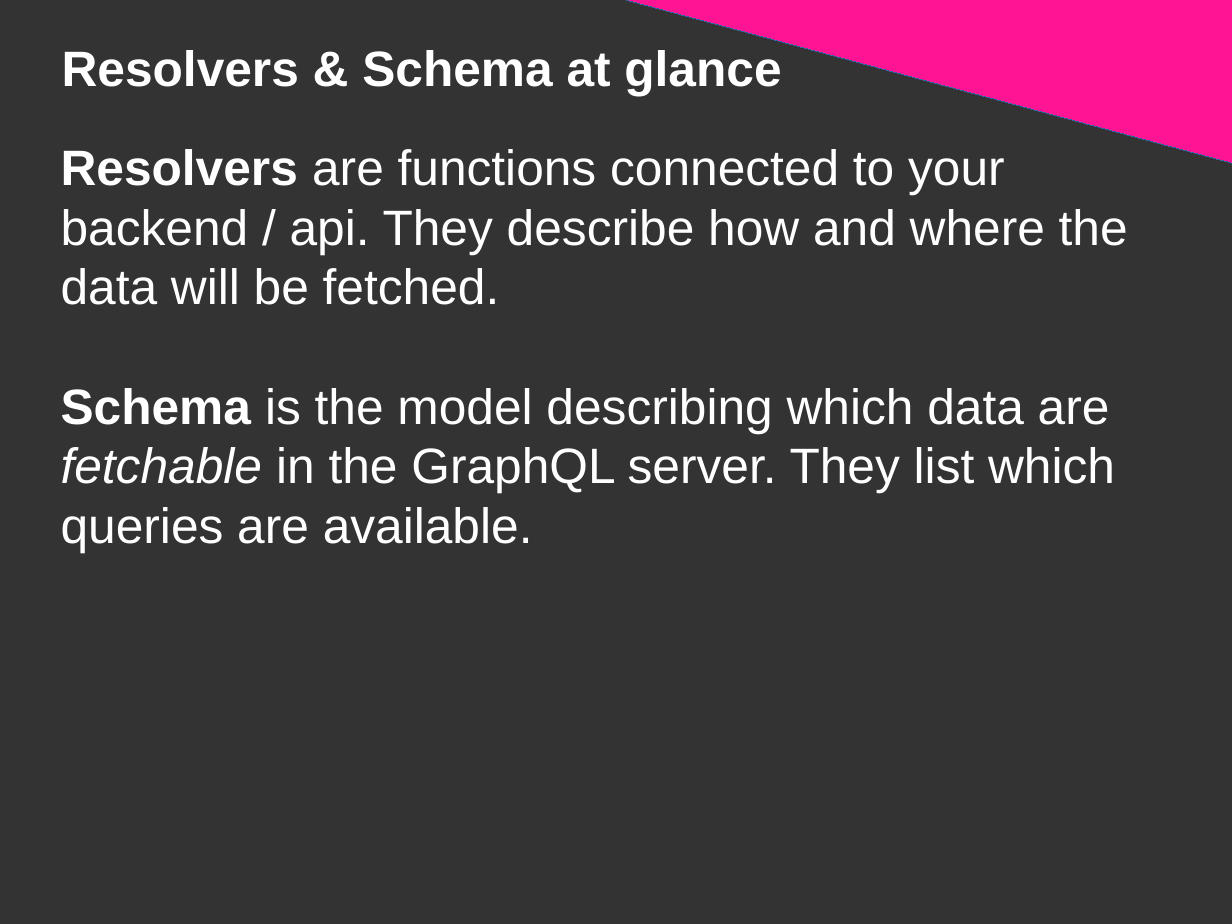
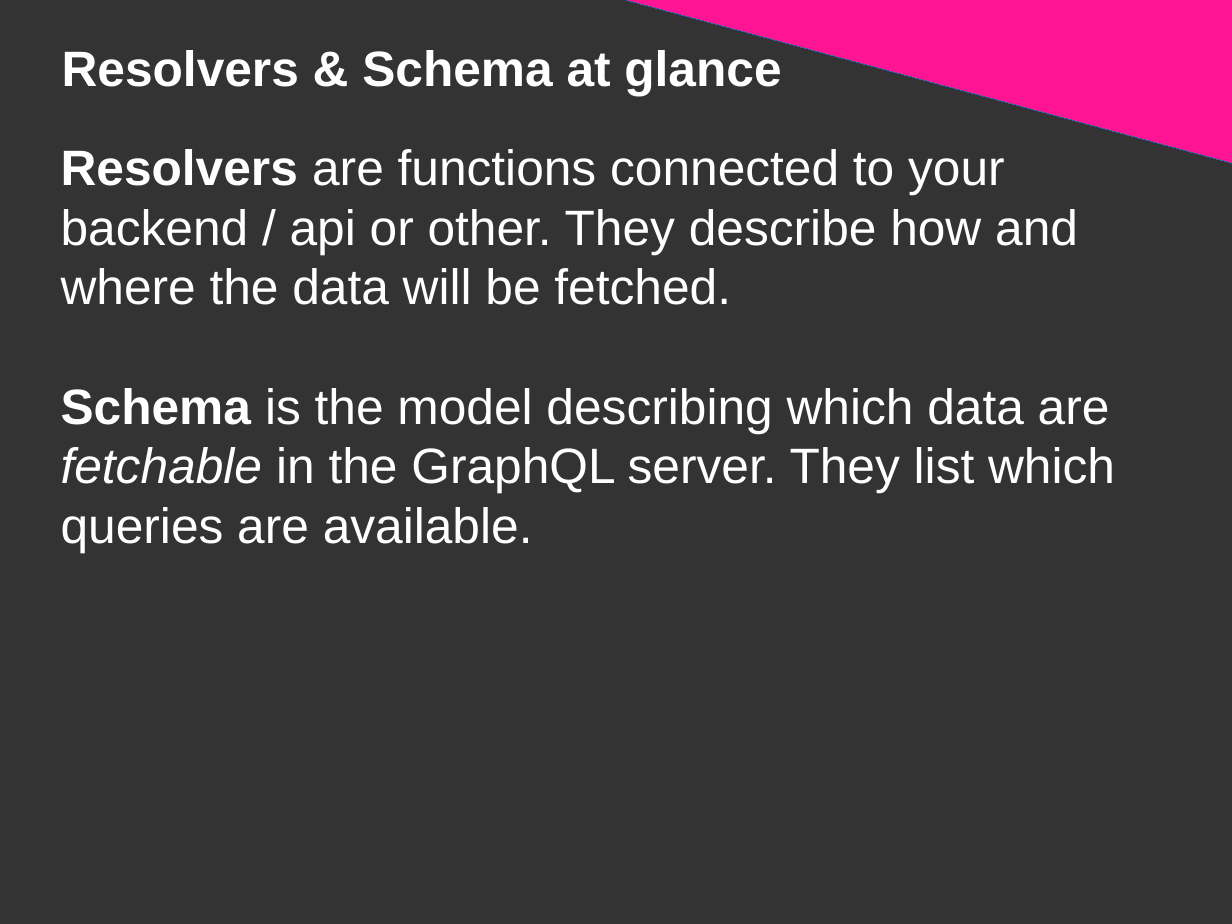
Before and after one commit to DanYellow/presentations, a slide deck: slide 67 of graphql/presentation.odp (slide 66 before the commit). Drawn at 1232x924 pixels with LibreOffice and Linux fonts; fonts in the diff are those of the drawing. Boxes give left, top, right and bottom in pixels: in the first picture for what was removed or moved away, otherwise in the second. Text is boxed around its words. In the diff, an @@ line names an element or a change of style, - is before the commit and + after.

```diff
--- a/graphql/presentation.odp
+++ b/graphql/presentation.odp
@@ title at bbox=[61, 149, 1115, 552]: text changed @@
-Resolvers are functions connected to your backend / api. They describe how and where the data will be fetched.
-Schema is the model describing which data are fetchable in the GraphQL server. They list which queries are available.
+Resolvers are functions connected to your backend / api or other. They describe how and where the data will be fetched.
+Schema is the model describing which data are fetchable in the GraphQL server. They list which queries are available.
```
Also in this commit, not shown: 3 other slides changed, 2 slides added, 1 slide removed, 2 other files.
